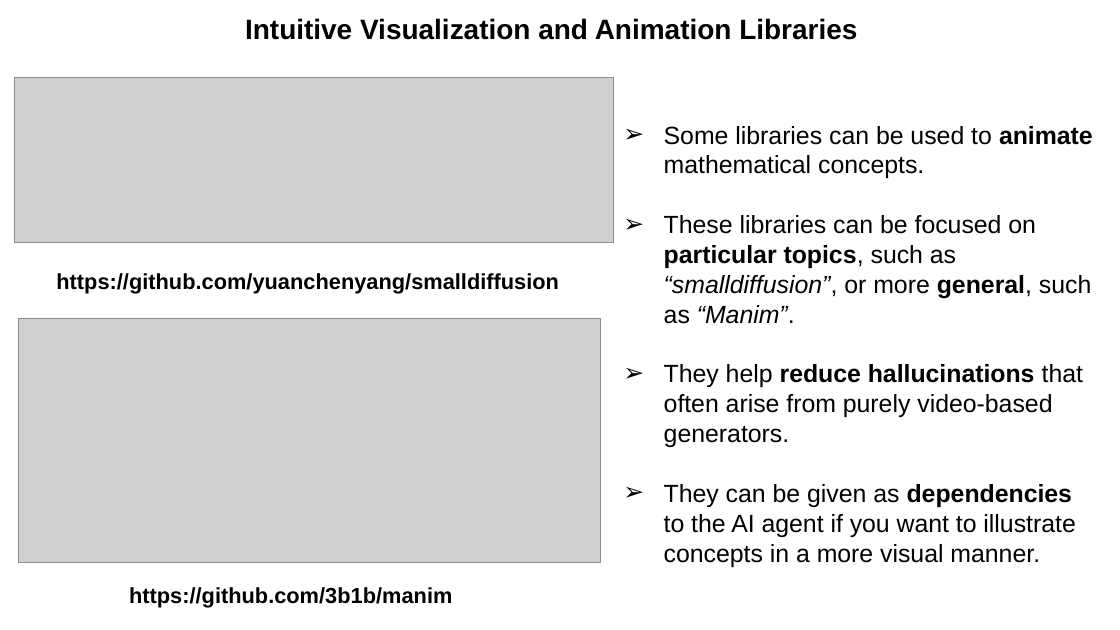
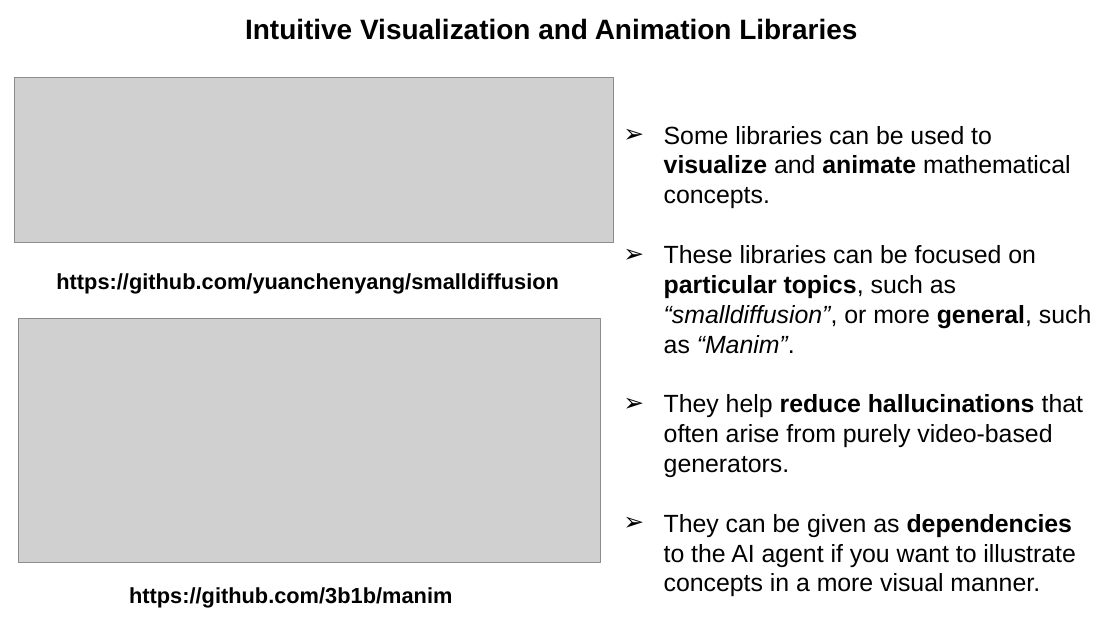
Before and after one commit to ducspe/learning-and-accessibility-tools, a slide deck: slide 6 of ExtraMaterial/LearningAndAccessibilityTools_Presentation.pptx. Drawn at 1120x630 pixels with LibreOffice and Linux fonts; fonts in the diff are those of the drawing; grey boxes stand for pictures. Boxes give left, top, right and bottom in pixels: in the first picture for what was removed or moved away, otherwise in the second. Text is boxed around its words. In the diff, an @@ line names an element or a change of style, - is before the commit and + after.

```diff
--- a/ExtraMaterial/LearningAndAccessibilityTools_Presentation.pptx
+++ b/ExtraMaterial/LearningAndAccessibilityTools_Presentation.pptx
@@ text at (664,126,1071,208): text changed @@
-➢ Some libraries can be used to animate mathematical concepts.
+➢ Some libraries can be used to visualize and animate mathematical concepts.
```
Also in this commit, not shown: 2 other slides changed, 3 other files.
